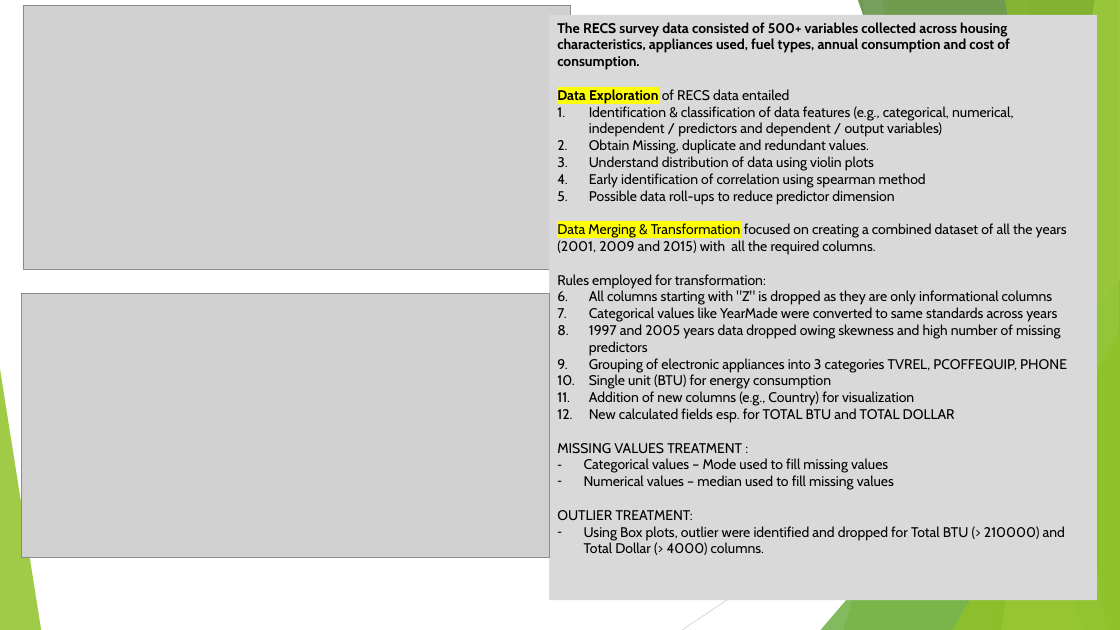
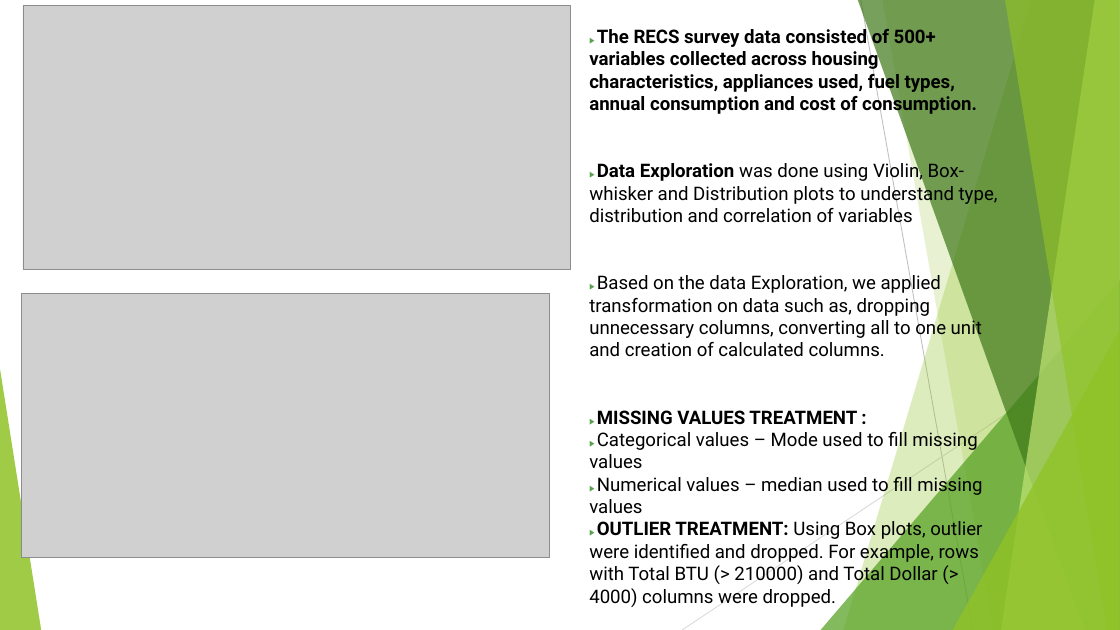
Before and after one commit to sigmanudude/ResidentialEnergyPrediction, a slide deck: slide 2 of PresentationSlide.pptx. Drawn at 1120x630 pixels with LibreOffice and Linux fonts; fonts in the diff are those of the drawing; grey boxes stand for pictures. Boxes give left, top, right and bottom in pixels: in the first picture for what was removed or moved away, otherwise in the second. Text is boxed around its words. In the diff, an @@ line names an element or a change of style, - is before the commit and + after.

```diff
--- a/PresentationSlide.pptx
+++ b/PresentationSlide.pptx
@@ rectangle removed at [549, 15, 1097, 601] @@
-The RECS survey data consisted of 500+ variables collected across housing characteristics, appliances used, fuel types, annual consumption and cost of consumption.
-Data Exploration of RECS data entailed
-1. Identification & classification of data features (e.g., categorical, numerical, independent / predictors and dependent / output variables)
-2. Obtain Missing, duplicate and redundant values.
-3. Understand distribution of data using violin plots
-4. Early identification of correlation using spearman method
-5. Possible data roll-ups to reduce predictor dimension
-Data Merging & Transformation focused on creating a combined dataset of all the years (2001, 2009 and 2015) with all the required columns.
-Rules employed for transformation:
-1. All columns starting with "Z" is dropped as they are only informational columns
-2. Categorical values like YearMade were converted to same standards across years
-3. 1997 and 2005 years data dropped owing skewness and high number of missing predictors
-4. Grouping of electronic appliances into 3 categories TVREL, PCOFFEQUIP, PHONE
-5. Single unit (BTU) for energy consumption
-6. Addition of new columns (e.g., Country) for visualization
-7. New calculated fields esp. for TOTAL BTU and TOTAL DOLLAR
-MISSING VALUES TREATMENT :
-– Categorical values – Mode used to fill missing values
-– Numerical values – median used to fill missing values
-OUTLIER TREATMENT:
-– Using Box plots, outlier were identified and dropped for Total BTU (> 210000) and Total Dollar (> 4000) columns.
@@ text added at [589, 26, 998, 586], 16 pt, text #000000 @@
+▶ The RECS survey data consisted of 500+ variables collected across housing characteristics, appliances used, fuel types, annual consumption and cost of consumption.
+▶ Data Exploration was done using Violin, Box-whisker and Distribution plots to understand type, distribution and correlation of variables
+▶ Based on the data Exploration, we applied transformation on data such as, dropping unnecessary columns, converting all to one unit and creation of calculated columns.
+▶ MISSING VALUES TREATMENT :
+▶ Categorical values – Mode used to fill missing values
+▶ Numerical values – median used to fill missing values
+▶ OUTLIER TREATMENT: Using Box plots, outlier were identified and dropped. For example, rows with Total BTU (> 210000) and Total Dollar (> 4000) columns were dropped.
```
Also in this commit, not shown: 3 other slides changed, 4 slides added, 7 other files.
